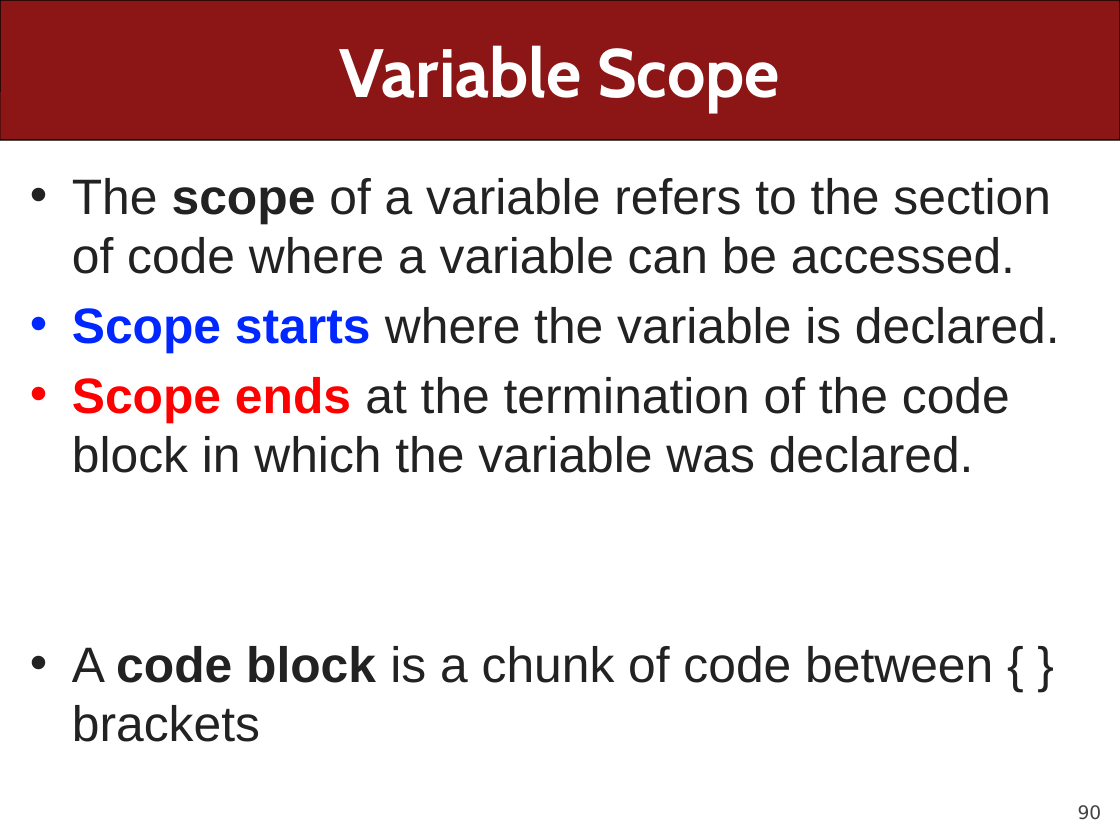
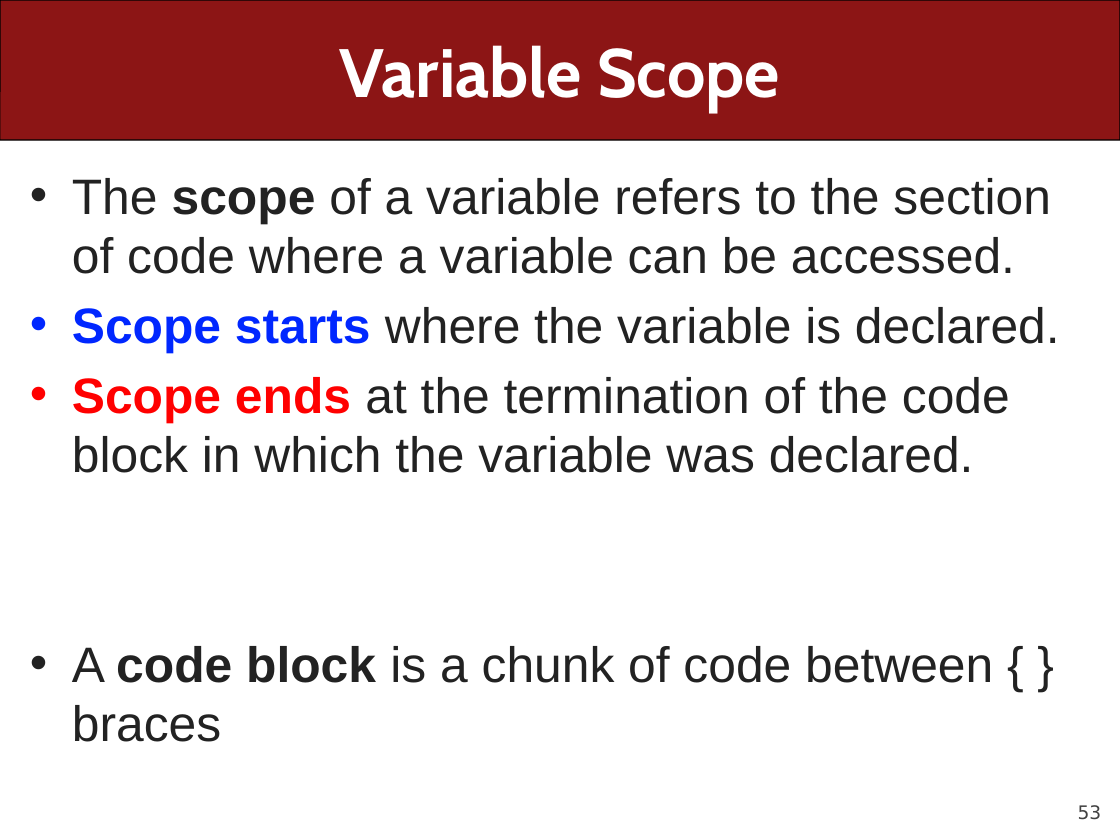
Before and after one commit to ckincaid17/cs106a-summer-2018, a slide deck: slide 53 of WWW/lectures/Lecture6/Lecture6.pptx (slide 90 before the commit). Drawn at 1120x840 pixels with LibreOffice and Linux fonts; fonts in the diff are those of the drawing. Boxes give left, top, right and bottom in pixels: in the first picture for what was removed or moved away, otherwise in the second. Text is boxed around its words. In the diff, an @@ line names an element or a change of style, - is before the commit and + after.

```diff
--- a/WWW/lectures/Lecture6/Lecture6.pptx
+++ b/WWW/lectures/Lecture6/Lecture6.pptx
@@ text at (72, 646, 993, 742): text changed @@
-• A code block is a chunk of code between { } brackets
+• A code block is a chunk of code between { } braces
@@ page number at (1078, 805, 1102, 820): text changed @@
-90
+53
```
Also in this commit, not shown: 41 other slides changed, 7 slides added, 20 slides removed, 1 other file.
